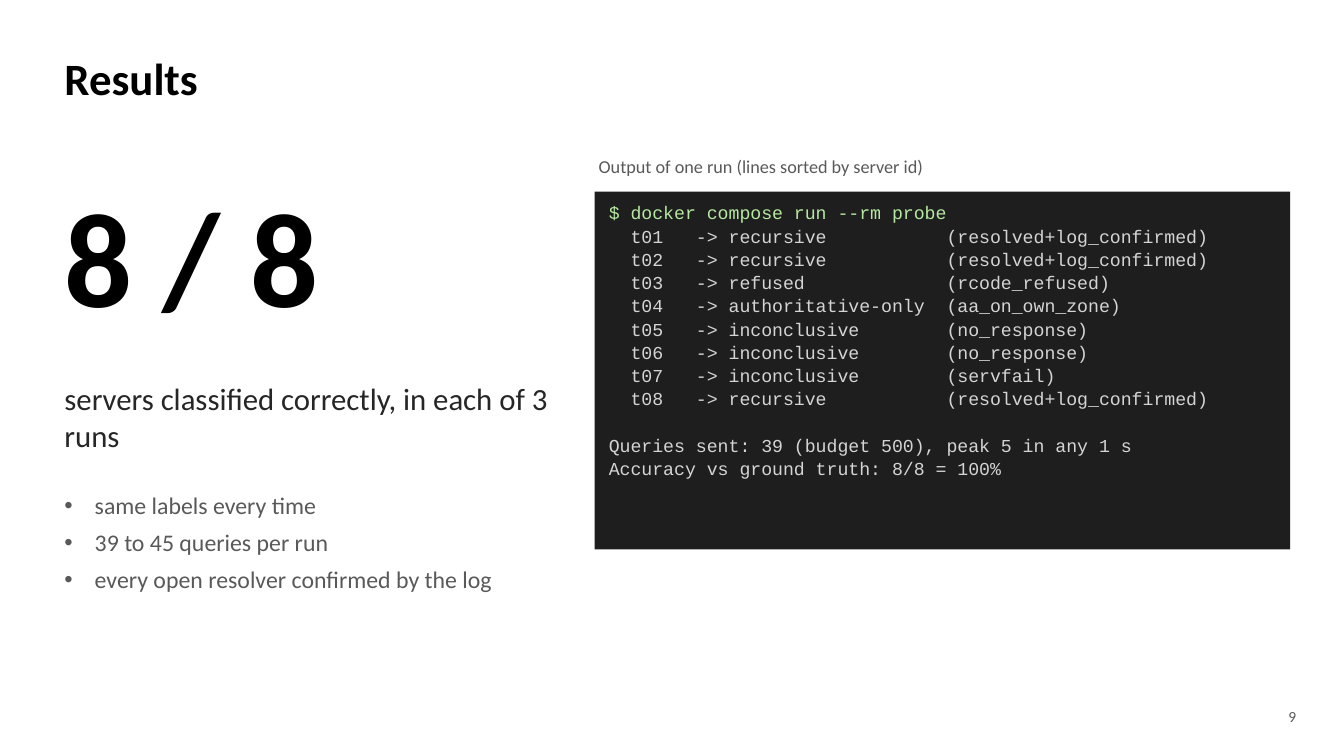
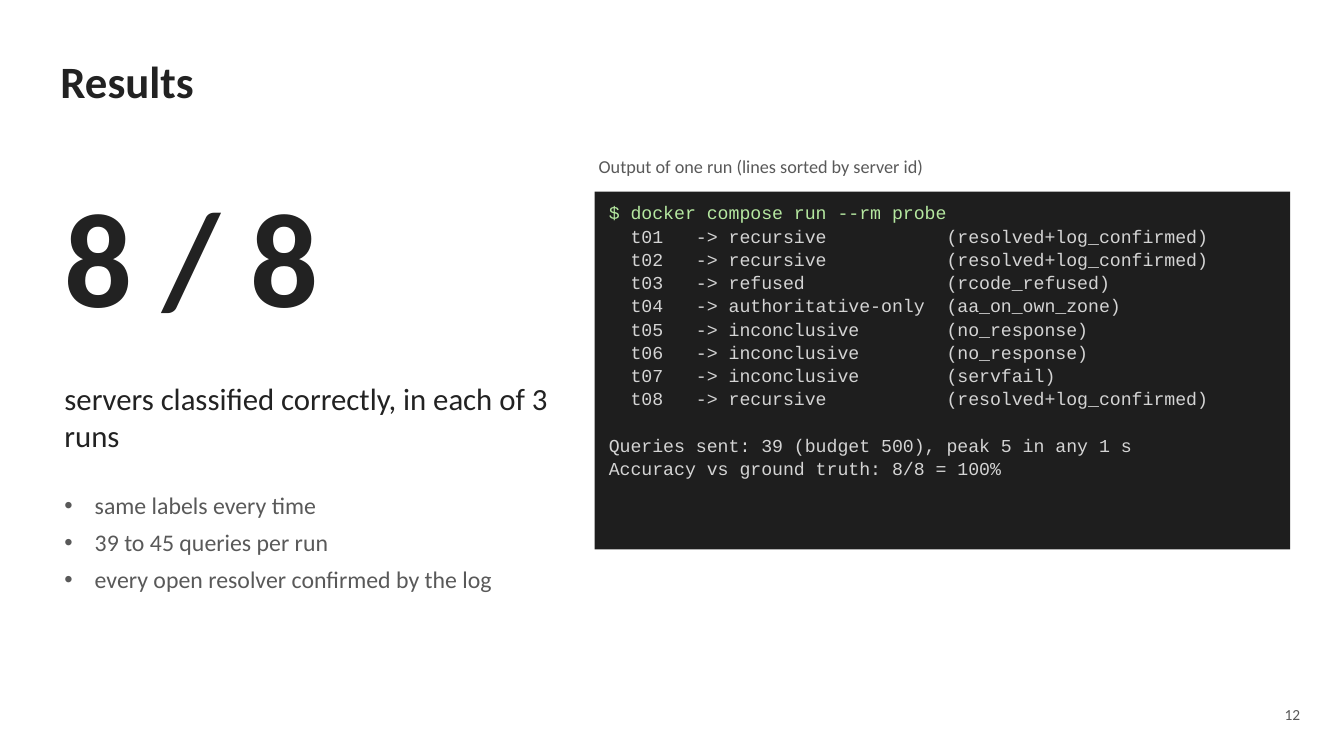
Before and after one commit to saurav-kr1/ps012-dns-resolver-exposure, a slide deck: slide 12 of docs/PS-012_Presentation.pptx (slide 9 before the commit). Drawn at 1344x756 pixels with LibreOffice and Linux fonts; fonts in the diff are those of the drawing. Boxes give left, top, right and bottom in pixels: in the first picture for what was removed or moved away, otherwise in the second. Text is boxed around its words. In the diff, an @@ line names an element or a change of style, - is before the commit and + after.

Commit message:
Update final presentation (v2, 16 slides)
Final slide deck with the new lab, rules, results and limitations slides.

```diff
--- a/docs/PS-012_Presentation.pptx
+++ b/docs/PS-012_Presentation.pptx
@@ text "Results" at (60, 66, 193, 99): text colour #000000 to #222222 @@
@@ text "8 / 8" at (64, 214, 319, 308): text colour #000000 to #222222 @@
@@ text at (1285, 710, 1301, 720): text changed @@
-9
+12
```
Also in this commit, not shown: 9 other slides changed, 6 slides added, 5 slides removed, 1 other file.
